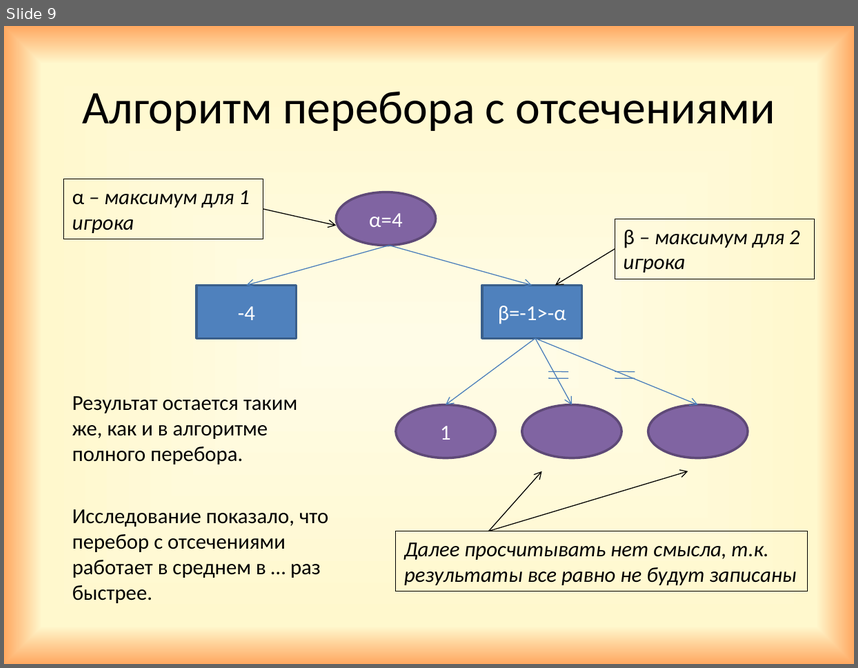
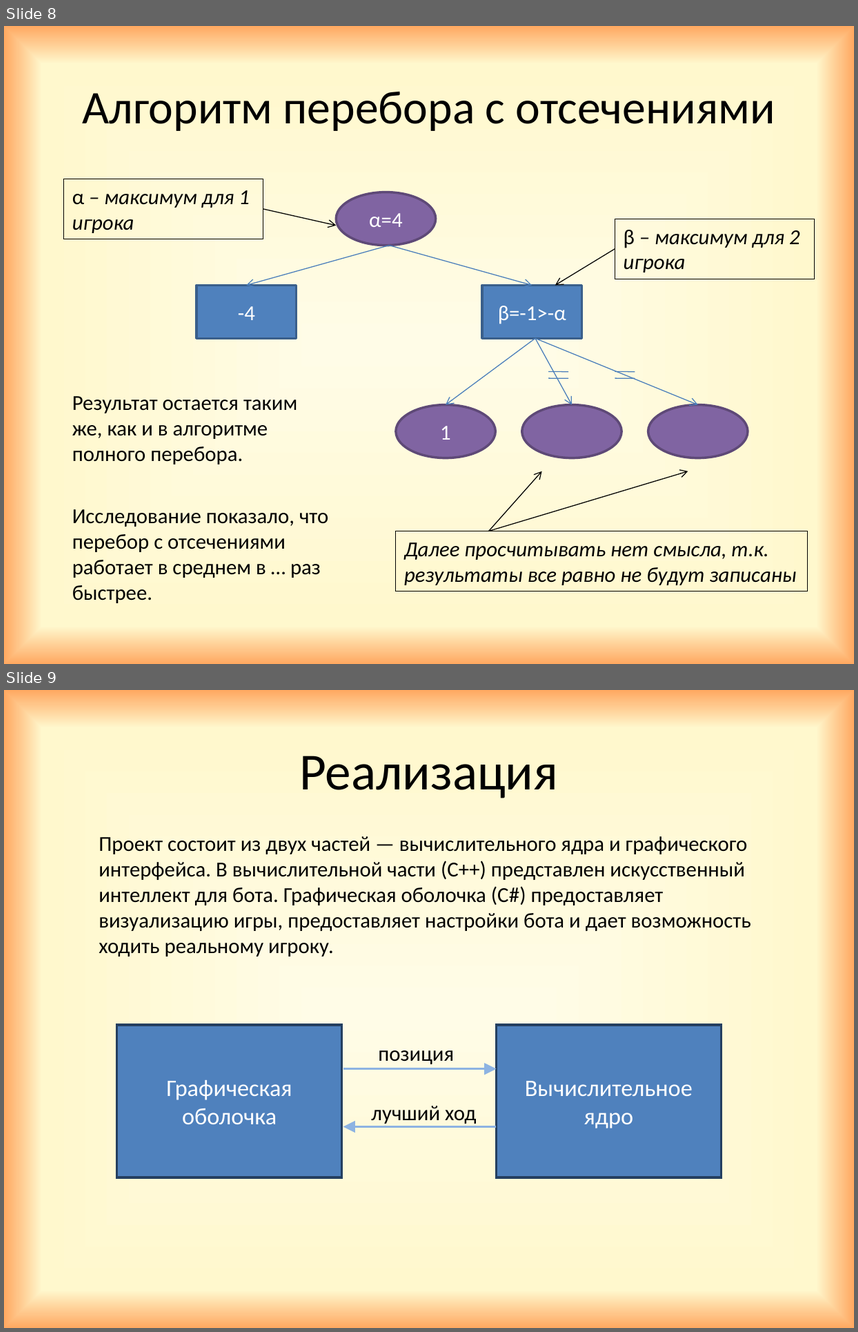
Before and after one commit to GrachevaElena/Checkers, a slide deck: Project.pptx. Shown one above the other, each under a label of ours: slide 9 before the commit, slides 8 and 9 after it. The pictures are 858x668 and 858x1332 pixels, drawn with LibreOffice and Linux fonts; fonts in the diff are those of the drawing. Boxes give left, top, right and bottom in pixels: in the first picture for what was removed or moved away, otherwise in the second. Text is boxed around its words. In the diff, an @@ line names an element or a change of style, - is before the commit and + after.

Commit message:
+MVC

```diff
--- a/Project.pptx
+++ b/Project.pptx
@@ slide 9 added at [4,690,854,1328], background gradient #FFFCE7 to #FFF8CD to #FFA861 @@
@@ title added at [299,756,558,798], 44 pt, text #000000 @@
+Реализация
@@ text added at [99,836,751,956], 18 pt, text #000000 @@
+Проект состоит из двух частей — вычислительного ядра и графического интерфейса. В вычислительной части (С++) представлен искусственный интеллект для бота. Графическая оболочка (С#) предоставляет визуализацию игры, предоставляет настройки бота и дает возможность ходить реальному игроку.
@@ group added at [117,1025,722,1177]: 2 rectangles, 2 arrows, 2 texts @@
+Вычислительное ядро
+Графическая оболочка
+позиция
+лучший ход
@@ what was slide 9 is now slide 8 @@
```
Also in this commit, not shown: 1 slide changed, 2 other slides added, 1 slide removed.
